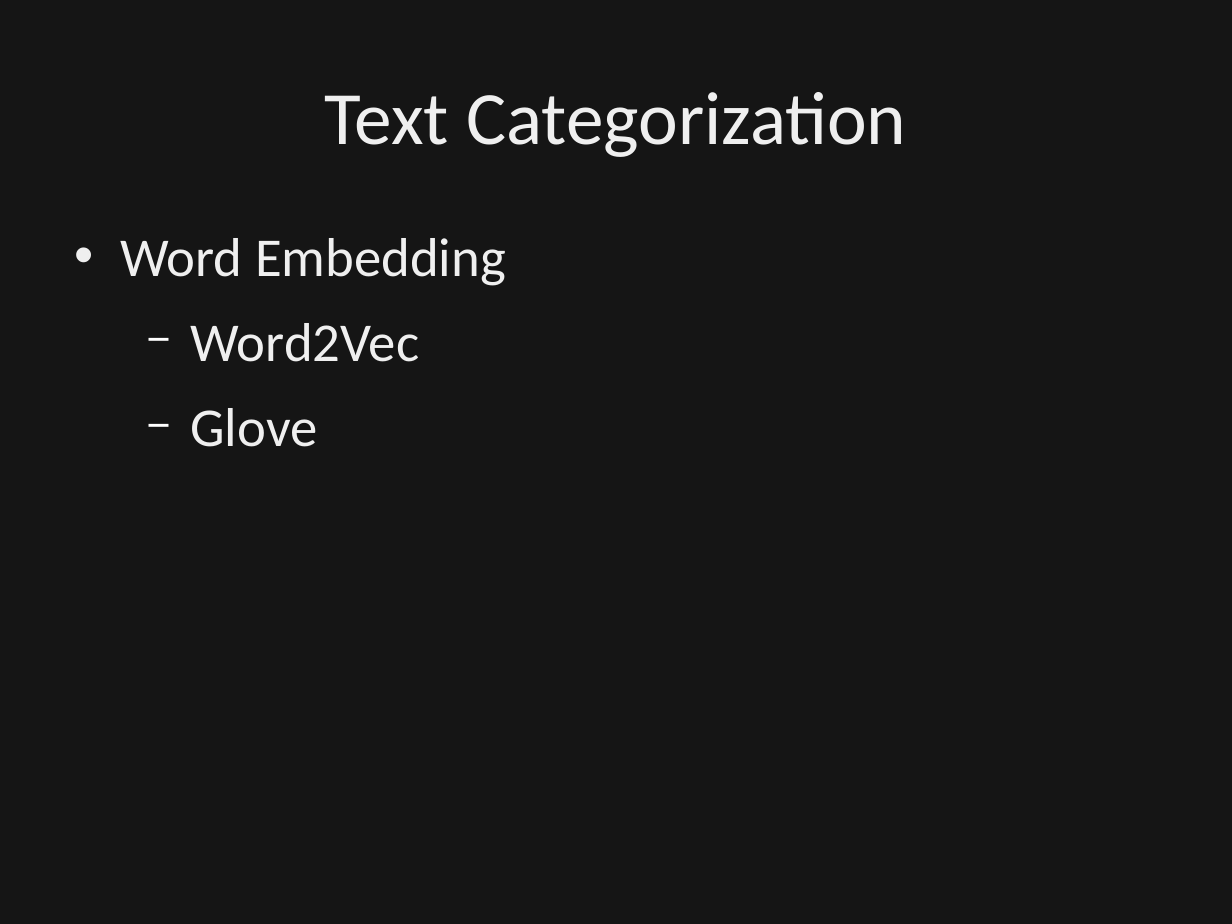
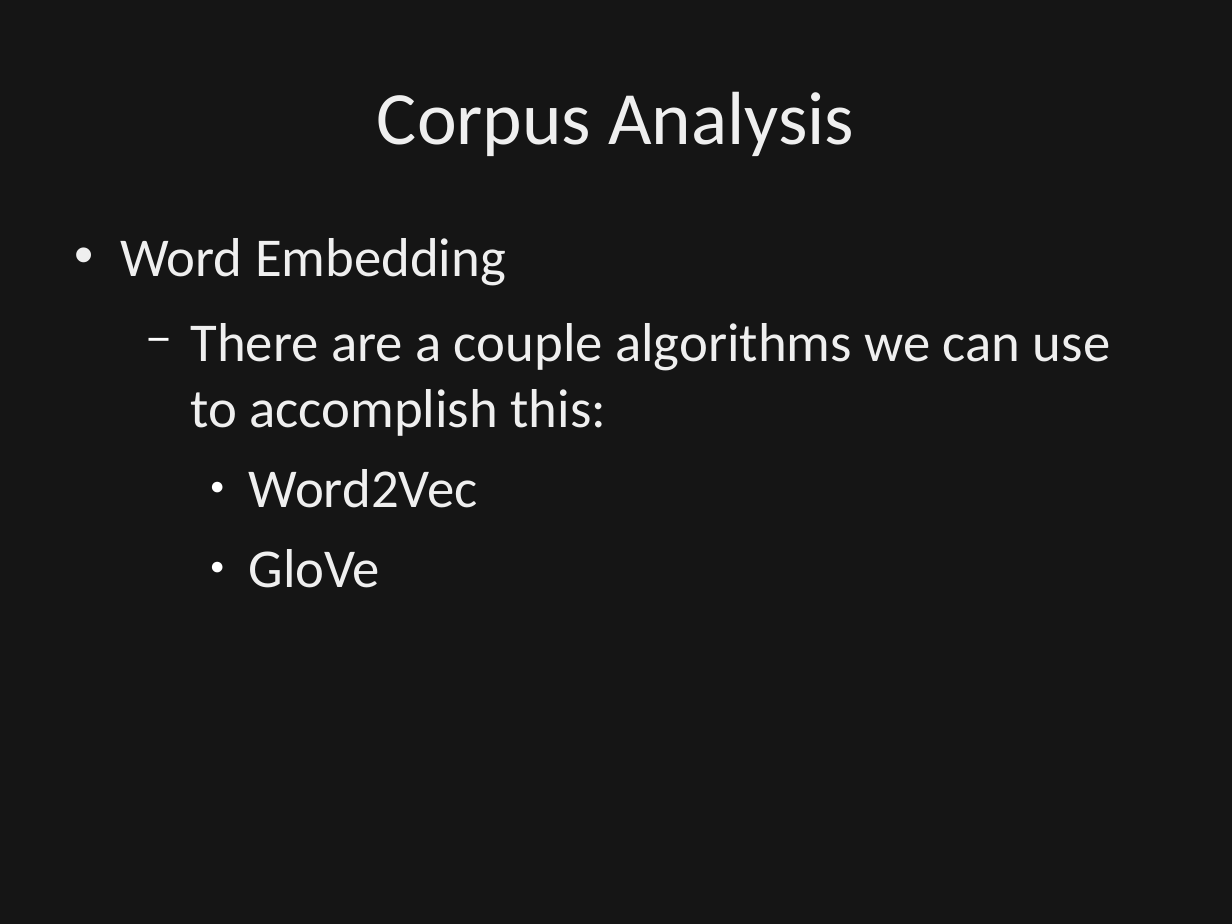
Before and after one commit to dbowmans46/PracticalProgramming, a slide deck: slide 63 of Session 7 - Python/Instructional Material/Session 7 - Python Brief Intro to NLP.odp (slide 54 before the commit). Drawn at 1232x924 pixels with LibreOffice and Linux fonts; fonts in the diff are those of the drawing; background and template pictures are left out; a plain dark background stands for a picture behind light text. Boxes give left, top, right and bottom in pixels: in the first picture for what was removed or moved away, otherwise in the second. Text is boxed around its words. In the diff, an @@ line names an element or a change of style, - is before the commit and + after.

Commit message:
Combined basic text analysis and text classificatoin slides.  Added slides for bag of words and word embedding.  Created python file for corpus analysis examples.  Clarified POS tagger.

```diff
--- a/Session 7 - Python/Instructional Material/Session 7 - Python Brief Intro to NLP.odp
+++ b/Session 7 - Python/Instructional Material/Session 7 - Python Brief Intro to NLP.odp
@@ title at (x1=377, y1=91, x2=854, y2=156): text changed @@
-Text Categorization
+Corpus Analysis
@@ text at (x1=190, y1=323, x2=1110, y2=436): paragraph added @@
+  − There are a couple algorithms we can use to accomplish this:
@@ text at (x1=249, y1=469, x2=478, y2=508): bullet − to ●; list level 2 to 3 in "Word2Vec" @@
@@ text at (x1=249, y1=549, x2=381, y2=588): text changed @@
-  − Glove
+    ● GloVe
```
Also in this commit, not shown: 7 other slides changed, 14 slides added, 2 slides removed, 1 other file.
